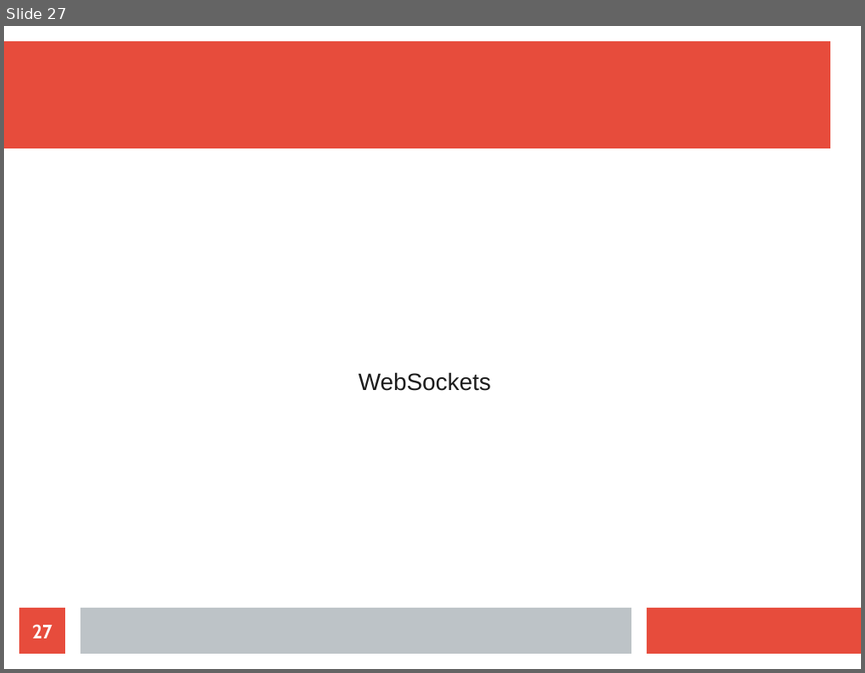
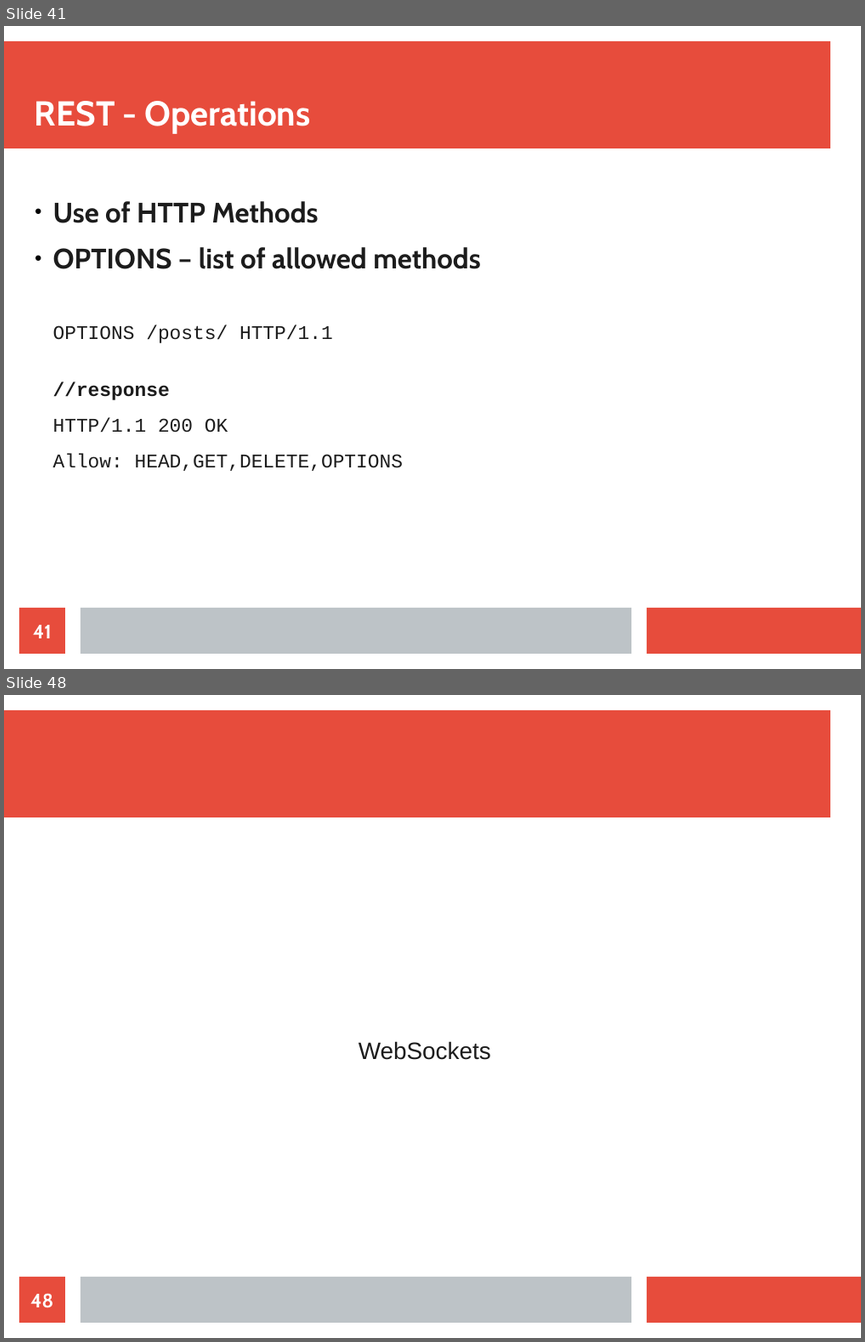
Before and after one commit to maxotta/pia-labs, a slide deck: lectures/ws_wsockets/ws_wsockets.odp. Shown one above the other, each under a label of ours: slide 27 before the commit, slides 41 and 48 after it; the slides between them are not shown. The pictures are 865x673 and 865x1342 pixels, drawn with LibreOffice and Linux fonts; fonts in the diff are those of the drawing. Boxes give left, top, right and bottom in pixels: in the first picture for what was removed or moved away, otherwise in the second. Text is boxed around its words. In the diff, an @@ line names an element or a change of style, - is before the commit and + after.

```diff
--- a/lectures/ws_wsockets/ws_wsockets.odp
+++ b/lectures/ws_wsockets/ws_wsockets.odp
@@ slide 41 added at <box>4,26,861,669</box>, background #FFFFFF; not listed: 3 template elements that a slide beside it also shows @@
@@ title added at <box>35,101,311,134</box>, 32 pt, text #FFFFFF, bold @@
+REST - Operations
@@ text added at <box>53,201,481,471</box>, 18 pt, text #1C1C1C @@
+● Use of HTTP Methods
+● OPTIONS – list of allowed methods
+OPTIONS /posts/ HTTP/1.1
+//response
+HTTP/1.1 200 OK
+Allow: HEAD,GET,DELETE,OPTIONS
@@ page number added at <box>19,607,65,653</box>, fill #E74C3C, 18 pt, text #FFFFFF, bold @@
+41
@@ what was slide 27 is now slide 48 @@
@@ page number at <box>30,1293,53,1308</box>: text changed @@
-27
+48
```
Also in this commit, not shown: 20 other slides added.
